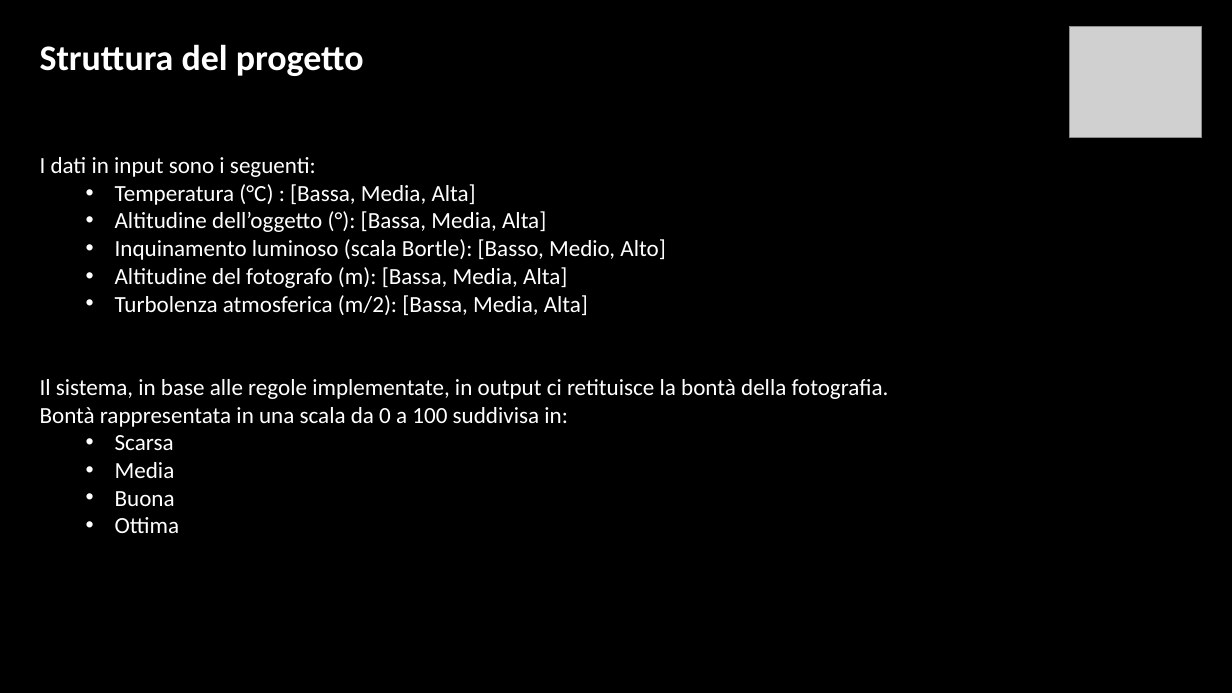
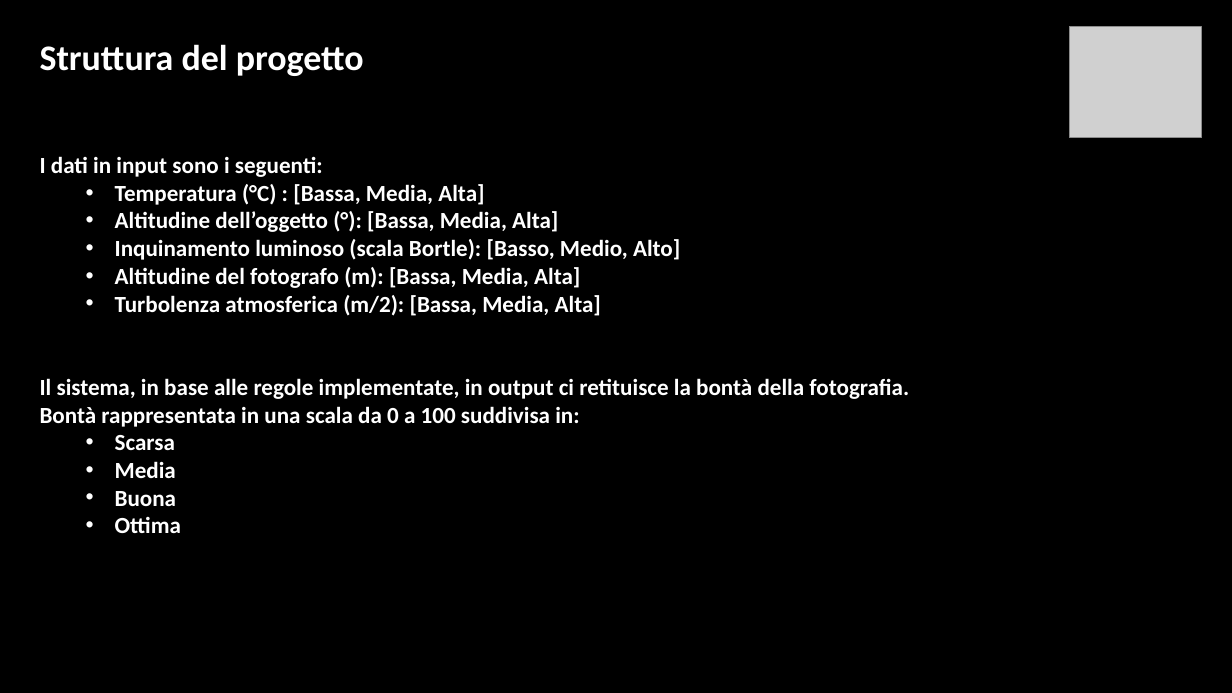
Before and after one commit to Ignazio-Emanuele-Picciche/AstrofotografiaModellistica, a slide deck: slide 3 of AstrofotografiaProgetto.pptx. Drawn at 1232x693 pixels with LibreOffice and Linux fonts; fonts in the diff are those of the drawing; grey boxes stand for pictures; background and template pictures are left out. Boxes give left, top, right and bottom in pixels: in the first picture for what was removed or moved away, otherwise in the second. Text is boxed around its words. In the diff, an @@ line names an element or a change of style, - is before the commit and + after.

Commit message:
modificato il ppt. Sistemate le ultime cose del fuzzy

```diff
--- a/AstrofotografiaProgetto.pptx
+++ b/AstrofotografiaProgetto.pptx
@@ text "I dati in input sono ..." at <box>40,156,909,533</box>: bold on @@
```
Also in this commit, not shown: 4 other slides changed, 9 slides added, 5 other files.
